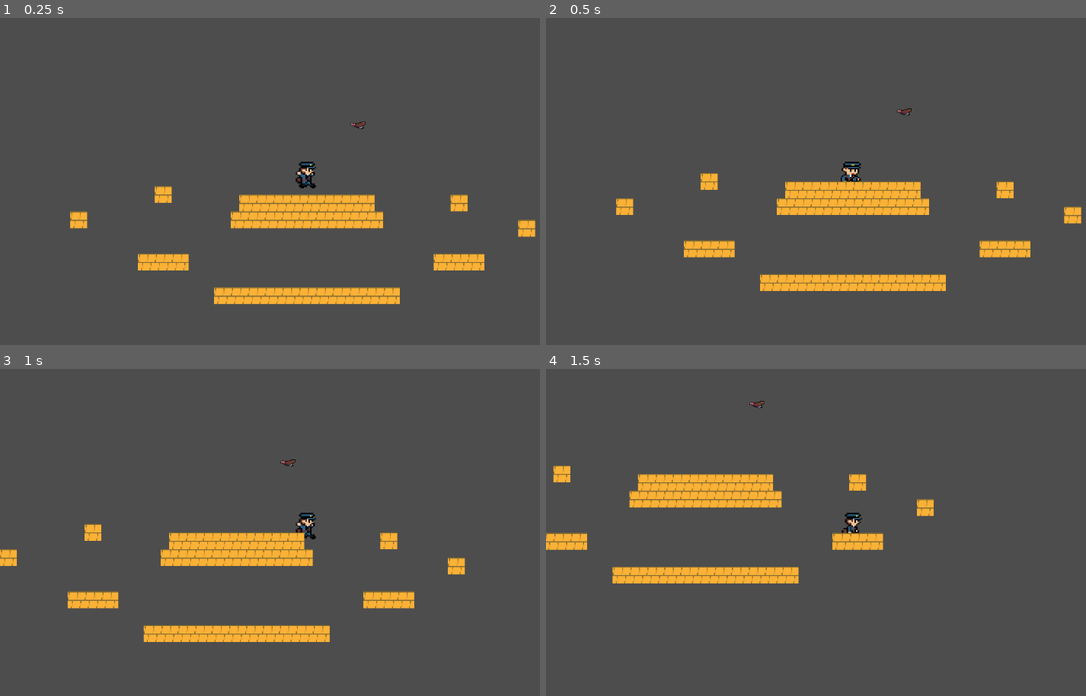
Above: before the commit, frames 1-4 (two rows, left to right).
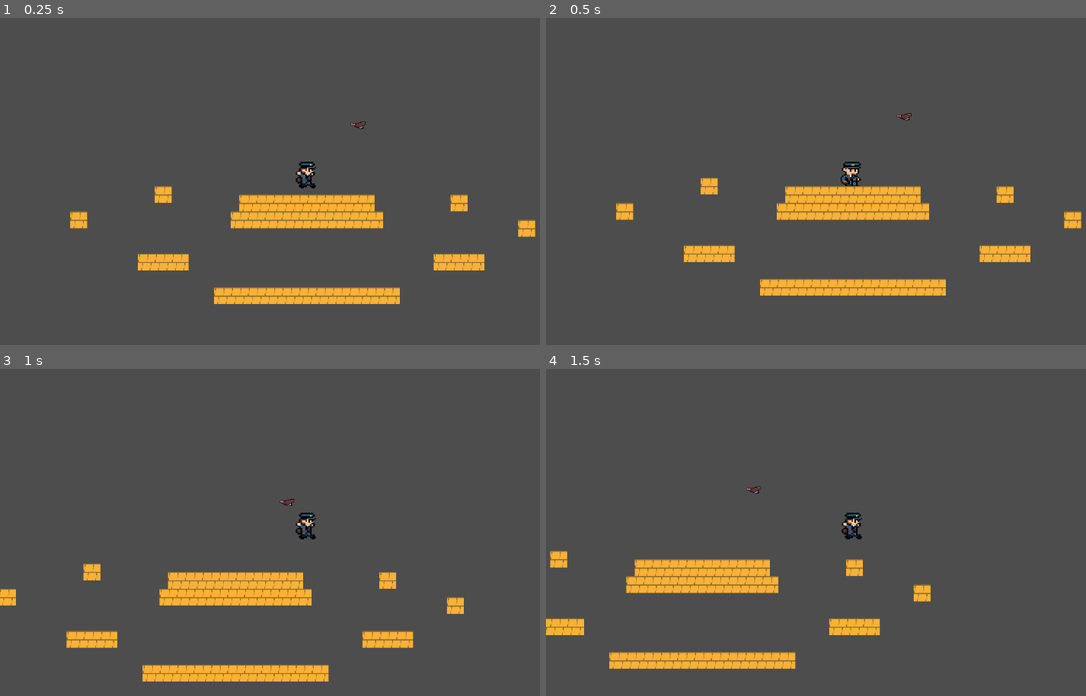
Above: after the commit, the same moments.

Repository: Suukhii/Delivery-through-time
Game: Godot game, scene res://scenes/game.tscn
Two runs of this game, one before a commit and one after it. Both use one fixed random seed, a clock stepped at 60 frames per second and the inputs below.
Inputs:
- Up to frame 1 (0.25 s): no input
- Up to frame 2 (0.5 s): no input
- Up to frame 3 (1 s): hold Right (move_right) from 0.53 s (still down); tap Space (jump) at 0.77 s
- Up to frame 4 (1.5 s): keep holding Right (move_right)

Frame 1 is identical in both runs. In frame 2, 5.0% of the frame differs, in the area x 12-100%, y 27-85%; in frame 3, 12%, in the area x 0-87%, y 27-96%; in frame 4, 9.7%.

Commit message:
Fixed brick

Diff:
--- a/scenes/game.tscn
+++ b/scenes/game.tscn
@@ -8,7 +8,7 @@
 texture = ExtResource("2_yqjtg")
 0:0/size_in_atlas = Vector2i(2, 2)
 0:0/0 = 0
-0:0/0/physics_layer_0/polygon_0/points = PackedVector2Array(-8, -8, 8, -8, 8, 8, -8, 8)
+0:0/0/physics_layer_0/polygon_0/points = PackedVector2Array(-16.2502, -16.2502, 16.5688, -15.9315, 16.2502, 15.9315, -15.9315, 16.2502)
 
 [sub_resource type="TileSet" id="TileSet_lbhrr"]
 physics_layer_0/collision_layer = 1
